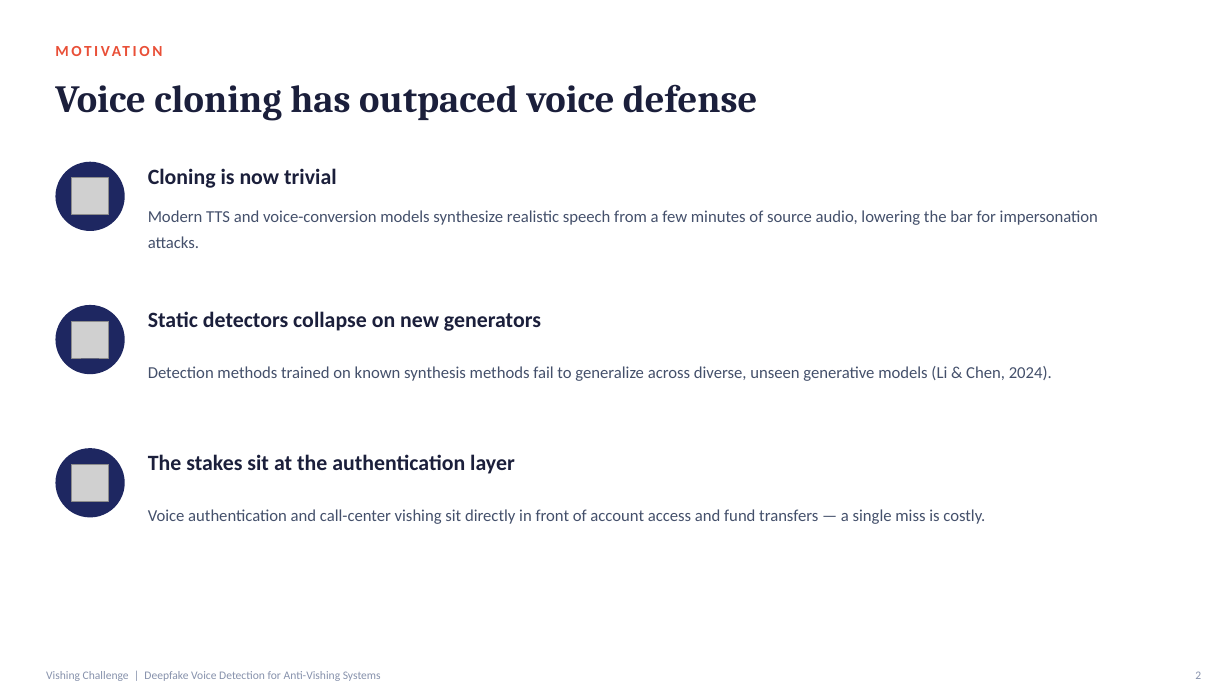
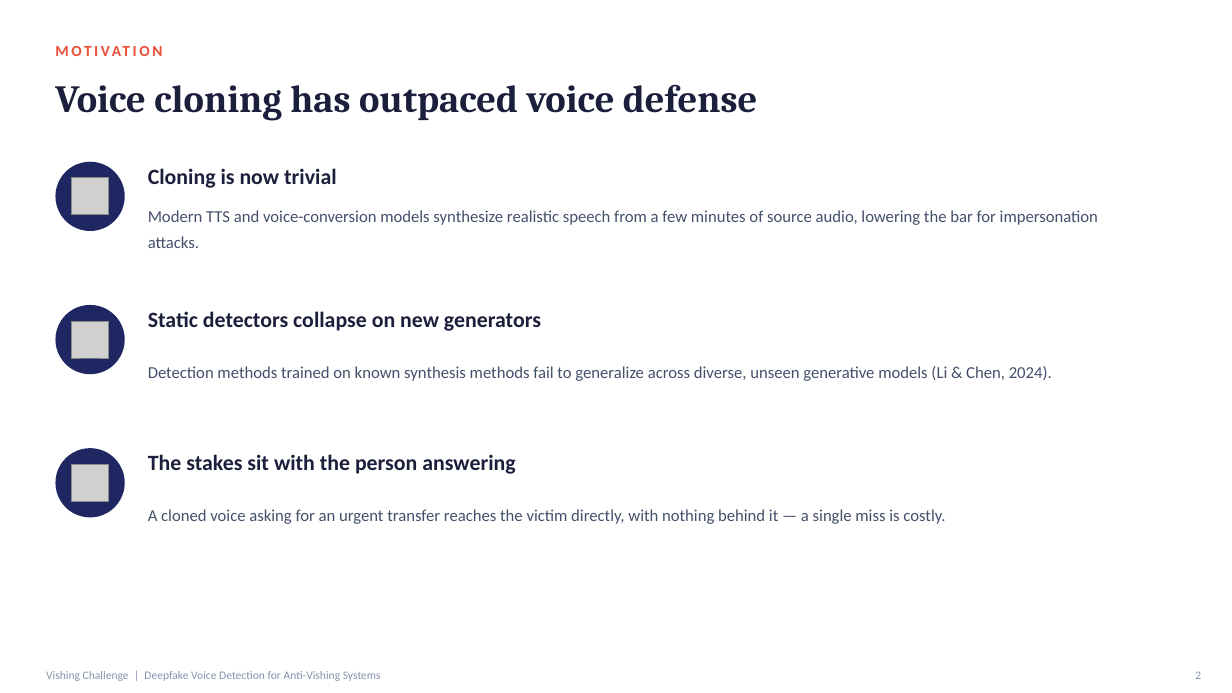
Before and after one commit to mertBiricik/vishing, a slide deck: slide 2 of slides/anti_vishing_proposal.pptx. Drawn at 1232x693 pixels with LibreOffice and Linux fonts; fonts in the diff are those of the drawing; grey boxes stand for pictures. Boxes give left, top, right and bottom in pixels: in the first picture for what was removed or moved away, otherwise in the second. Text is boxed around its words. In the diff, an @@ line names an element or a change of style, - is before the commit and + after.

Commit message:
Update anti-vishing proposal presentation files

```diff
--- a/slides/anti_vishing_proposal.pptx
+++ b/slides/anti_vishing_proposal.pptx
@@ text at box(148, 454, 515, 474): text changed @@
-The stakes sit at the authentication layer
+The stakes sit with the person answering
@@ text at box(148, 509, 945, 524): text changed @@
-Voice authentication and call-center vishing sit directly in front of account access and fund transfers — a single miss is costly.
+A cloned voice asking for an urgent transfer reaches the victim directly, with nothing behind it — a single miss is costly.
```
Also in this commit, not shown: 3 other slides changed, 1 other file.
